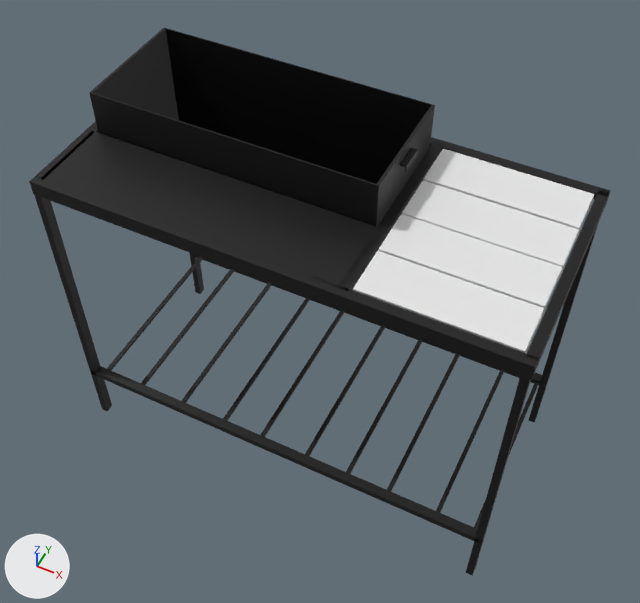
Two versions of the glTF model mangal01.glb, one commit apart.
One viewpoint serves both versions: a 50 mm lens placed at (0.797, -1.393, 2.238), pointed at (0.106, -0.013, 0.512). Lighting does not change. The marker at lower left points along +X, +Y and +Z. Where no turn or scale is listed for an object, it has been applied to the vertices.

The scene before the commit, as lines of its bpy script (objects in view):
```python
mat_material_004 = principled_material('Material.004')
mat_material_004.base_color = (0.8, 0.8, 0.8)  # white #e7e7e7
me_cube_005 = bpy.data.meshes.new('Cube.005')
me_cube_005.from_pydata(...)  # 154 vertices, 230 faces; spans x -2.41..2.34, y -0.1..9.07, z -7.46..0.16
me_cube_005.materials.append(mat_material_001)  # black #0a0a0a
me_cube_007 = bpy.data.meshes.new('Cube.007')
me_cube_007.from_pydata(...)  # 12 vertices, 20 faces; spans x -0.182..0.182, y -0.061..0.061, z -0.001..0.017
me_cube_007.materials.append(mat_material_004)  # white #e7e7e7
me_cube_014 = bpy.data.meshes.new('Cube.014')
me_cube_014.from_pydata(...)  # 12 vertices, 20 faces; spans x -0.182..0.182, y -0.061..0.061, z -0.001..0.017
me_cube_015 = bpy.data.meshes.new('Cube.015')
me_cube_015.from_pydata(...)  # 12 vertices, 20 faces; spans x -0.182..0.182, y -0.061..0.061, z -0.001..0.017
me_cube_016 = bpy.data.meshes.new('Cube.016')
me_cube_016.from_pydata(...)  # 12 vertices, 20 faces; spans x -0.182..0.182, y -0.061..0.061, z -0.001..0.017
me_cube_016.materials.append(mat_material_003)  # white #e7e7e7
ob_cube_004 = bpy.data.objects.new('Cube.004', me_cube_005)
ob_cube_004.location = (-0.482, -0.009, 0.887)
ob_cube_004.rotation_euler = (3.142, 0.0, -1.571)  # degrees (180, 0, -90)
ob_cube_004.scale = (-0.119, -0.13, -0.118)
ob_cube_006 = bpy.data.objects.new('Cube.006', me_cube_007)
ob_cube_006.location = (0.49, 0.177, 0.89)
ob_cube_013 = bpy.data.objects.new('Cube.013', me_cube_014)
ob_cube_013.location = (0.49, 0.049, 0.889)
ob_cube_014 = bpy.data.objects.new('Cube.014', me_cube_015)
ob_cube_014.location = (0.49, -0.078, 0.89)
ob_cube_015 = bpy.data.objects.new('Cube.015', me_cube_016)
ob_cube_015.location = (0.49, -0.206, 0.89)
# also in view: 'Cube.002' at (0.29, -0.009, 0.887); 'Cube.003' at (0.689, -0.009, 0.887); 'Cube' at (0.103, -0.284, 0.887); 'Plane.004' at (-0.094, 0.082, 0.851)
```
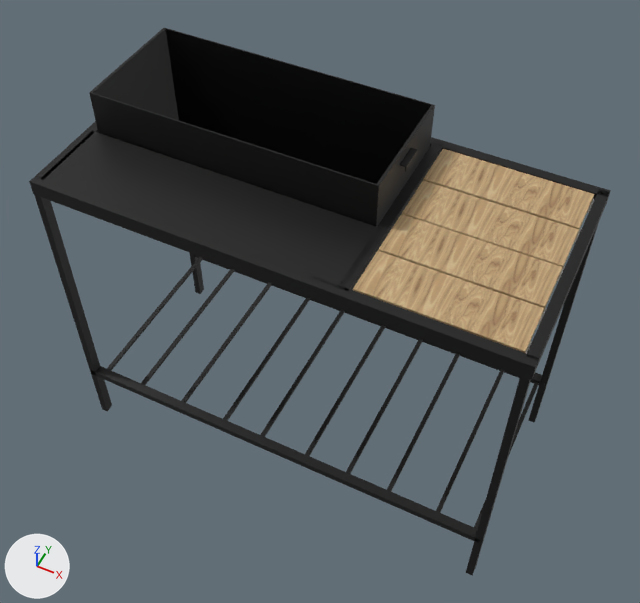
The edits, one by one:
Picture 'wood' (img_wood) is new.
In material 'Material.004' (mat_material_004), base_color is no longer (0.8, 0.8, 0.8), white #e7e7e7.
In material 'Material.004' (mat_material_004), texture is now set to img_wood.
me_cube_014 has 12 vertices, 20 faces and spans x -0.182..0.182, y -0.061..0.061, z -0.001..0.017.
me_cube_014 now uses material mat_material_004 (picture img_wood).
me_cube_015 has 12 vertices, 20 faces and spans x -0.182..0.182, y -0.061..0.061, z -0.001..0.017.
me_cube_015 now uses material mat_material_004 (picture img_wood).
me_cube_016 has 12 vertices, 20 faces and spans x -0.182..0.182, y -0.061..0.061, z -0.001..0.017.
me_cube_016 no longer uses material mat_material_003 (white #e7e7e7).
me_cube_016 now uses material mat_material_004 (picture img_wood).

Changed parts and their boxes [x1, y1, x2, y2] in the pictures (640 x 603 px):
'Cube.015', surface changed, recoloured (white to beige): [353, 251, 544, 353] in both
'Cube.014', surface changed, recoloured (white to beige): [378, 214, 562, 312] in both
'Cube.013', surface changed, recoloured (white to beige): [402, 180, 579, 272] in both
'Cube.006', surface changed (white to beige): [423, 149, 594, 230] in both
